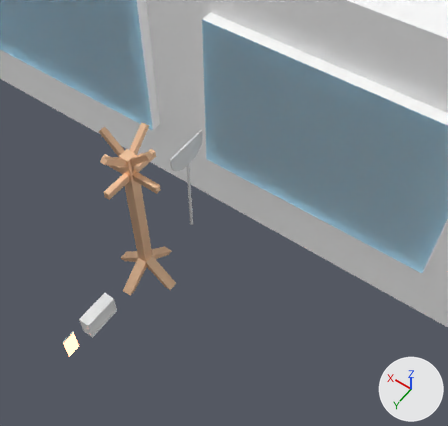
A saved change to the Blender file Assets/Axtras/Models/Room.blend.
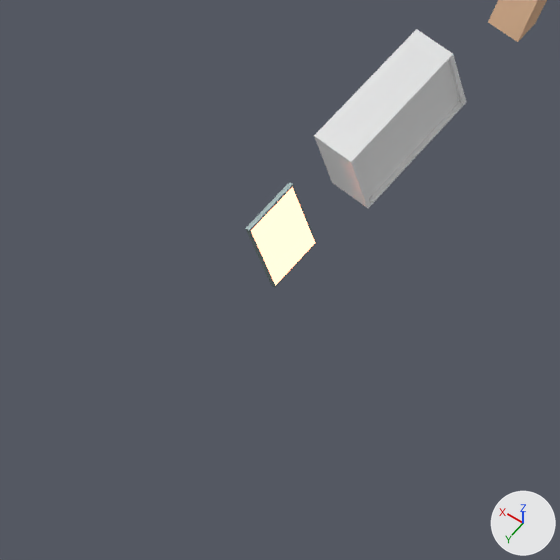
Each version appears first from a camera (50 mm lens) standing at (-2.25, 2.01, 4.58) and looking at (-0.52, -0.42, 0.76), and next in a close-up on the part from 0% to 31% of the width and 67% to 100% of the height. Every picture has the same lights, and +X, +Y and +Z are marked at lower right.

Names of what the first close-up shows: 'clock', 'coatrack standing', 'phone'.
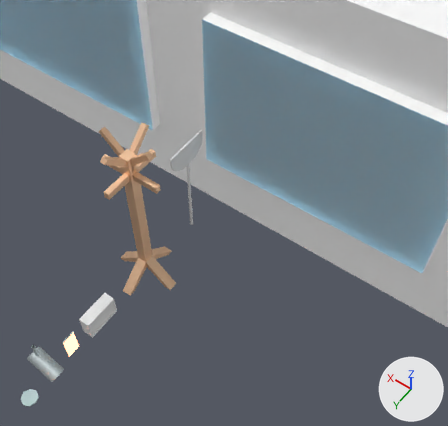
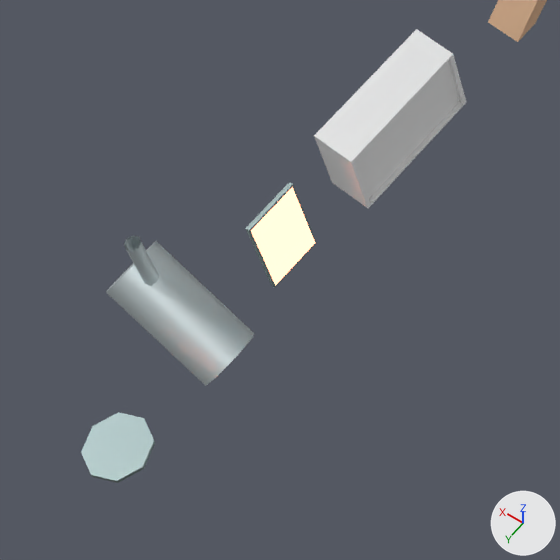
What changed in the scene script:
```text
Add me_cylinder_002:
    me_cylinder_002.from_pydata(...)  # 24 vertices, 18 faces; spans x -0.098..0.098, y -0.015..0.0, z -0.098..0.098
    # faces by material slot: [17, 1]
    me_cylinder_002.materials.append(mat_metaldark)  # grey #96a7a7
    me_cylinder_002.materials.append(mat_mirror_glow)  # orange #ff9a78
Add me_cube_007:
    me_cube_007.from_pydata(...)  # 48 vertices, 34 faces; spans x -0.128..0.178, y -0.069..0.069, z -0.162..0.218
    me_cube_007.polygons.foreach_set('use_smooth', [True] * 34)
    # faces by material slot: [33, 1]
    me_cube_007.materials.append(mat_metal)  # white #dfeaec
    me_cube_007.materials.append(mat_mirror_glow)  # orange #ff9a78
Add ob_light_circle:
    ob_light_circle = bpy.data.objects.new('light circle', me_cylinder_002)
    ob_light_circle.location = (-0.001, 1.4, -0.005)
    ob_light_circle.rotation_euler = (1.571, 0.0, 0.0)  # degrees (90, 0, 0)
    ob_light_circle.scale = (0.7, 0.7, 0.7)
Add ob_spotlight:
    ob_spotlight = bpy.data.objects.new('spotlight', me_cube_007)
    ob_spotlight.location = (0.116, 1.121, -0.054)
    _m = ob_spotlight.modifiers.new('EdgeSplit', 'EDGE_SPLIT')
    _m.split_angle = 1.047
```

Pixel boxes [x1, y1, x2, y2] of what changed, in the close-ups (560 x 560 px):
'spotlight', added: after [106, 236, 254, 386]
'light circle', added: after [81, 412, 155, 483]
